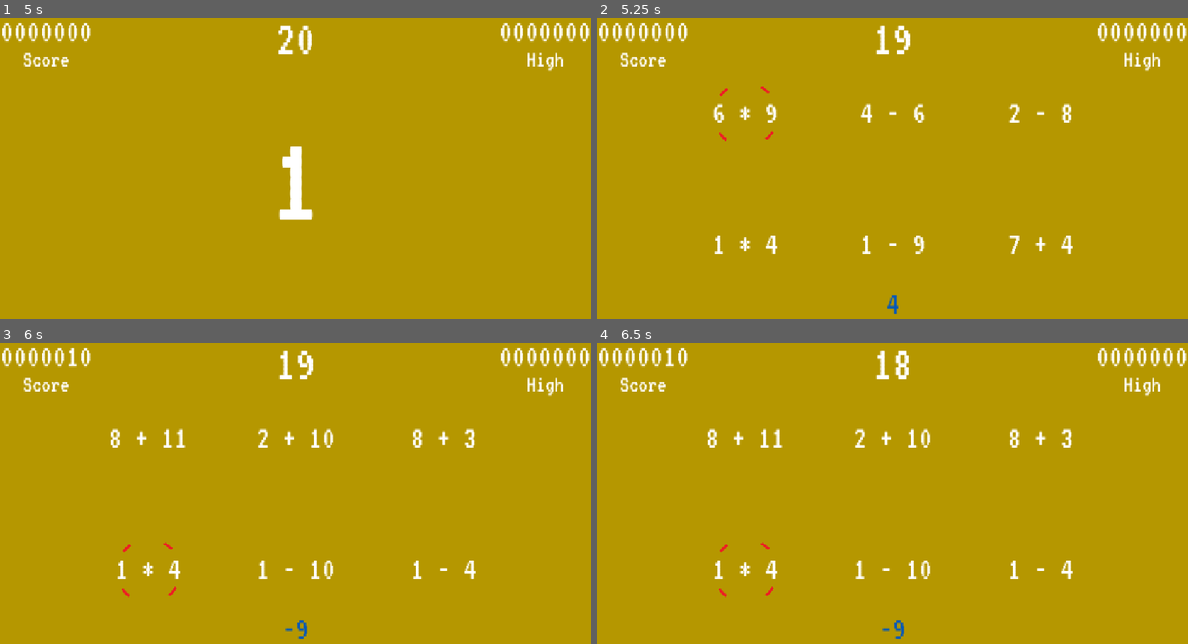
Above: before the commit, frames 1-4 (two rows, left to right).
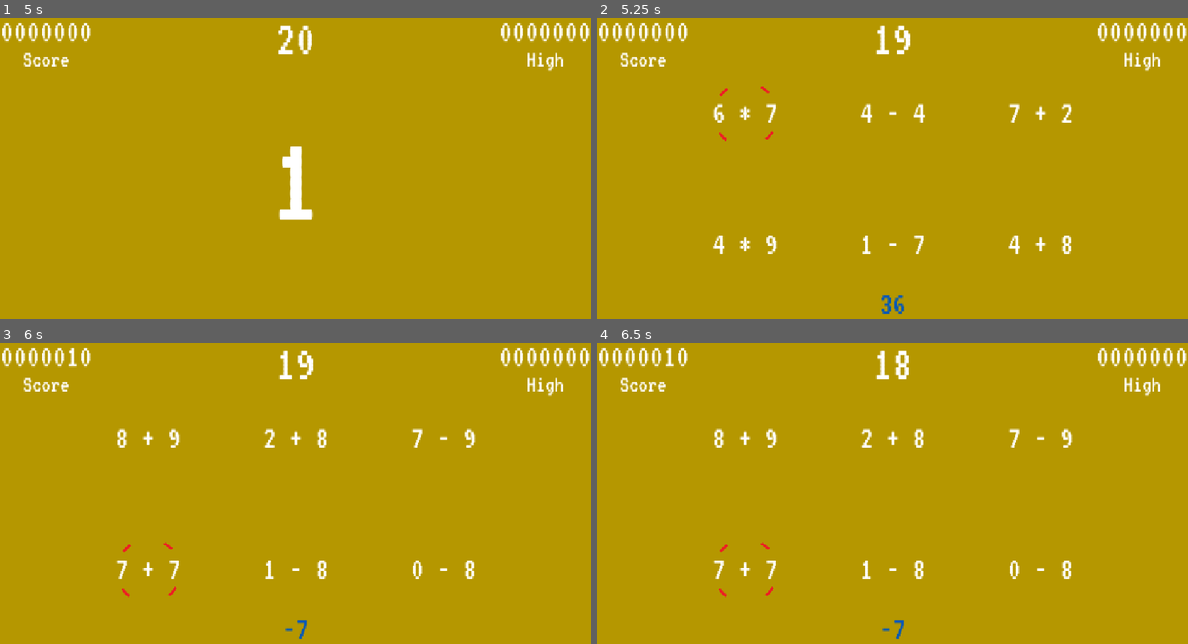
Above: after the commit, the same moments.

Repository: sdepouw/mathematics-and-cheese
Game: Godot game, scene res://Scenes/Root/root.tscn
Two runs of this game, one before a commit and one after it. Both use one fixed random seed, a clock stepped at 60 frames per second and the inputs below.
Inputs (mouse positions are in pixels of both pictures, inside the frame that each line leads up to):
- Up to frame 1 (5 s): tap Enter at 0.5, 2.75 s; move the mouse to (425, 162) at 0.52 s; hold D (move_right) 0.53-1.28 s; tap Space (shoot) at 0.6, 1.25, 1.35, 2.85, 3.5, 3.6, 4.35 s; click (425, 162) at 0.67 s; move the mouse to (177, 195) at 1.27 s; hold S (move_down) 1.28-2 s; click "Play" at 2 s; move the mouse to (354, 108) at 2.77 s; hold D (move_right) 2.78-3.53 s; move the mouse to (265, 246) at 3.52 s; hold W (move_up) 3.53-4.28 s; click (265, 246) at 3.67 s; move the mouse to (472, 228) at 4.27 s; hold A (move_left) from 4.28 s (still down)
- Up to frame 2 (5.25 s): keep holding A (move_left); tap Enter at 5 s; move the mouse to (715, 129) at 5.02 s; tap Space (shoot) at 5.1 s
- Up to frame 3 (6 s): tap Space (shoot) at 5.75, 5.85 s; move the mouse to (325, 505) at 5.77 s; release A (move_left) at 5.78 s; hold S (move_down) from 5.78 s (still down); click (325, 505) at 5.92 s
- Up to frame 4 (6.5 s): keep holding S (move_down)

Frame 1 is identical in both runs. In frame 2, 0.8% of the frame differs, in the area x 19-81%, y 28-99%; in frame 3, 1.6%, in the area x 18-81%, y 28-99%; in frame 4, 1.6%.

Commit message:
Equation operand range 0-9

Diff:
--- a/Game/Scenes/Game/game.gd
+++ b/Game/Scenes/Game/game.gd
@@ -18,10 +18,6 @@
 #   - "Favorite Cheese" (user option), worth double
 #   - Game Over screen shows raw score, then cheese tally for total
 #   - Update high score live (only persist it at end of tally)
-# - Equation Generation
-#   - Pick two numbers randomly (sensible limits)
-#   - Pick operand randomly (+ - *, no division for now)
-#   - Calculate and produce result to use
 # TODO: Sound/Animation when scoring
 # TODO: Sound/Animation/Congrats on new high score
 
--- a/Game/Scenes/Target/target.gd
+++ b/Game/Scenes/Target/target.gd
@@ -12,7 +12,7 @@
 func generate_new_equation() -> int:
   var operation: MathOperation = MathOperation.values().pick_random()
   var operand1: int = randi_range(0, 9)
-  var operand2: int = randi_range(2, 11)
+  var operand2: int = randi_range(0, 9)
   _target_identifier.text = _build_display_equation(operand1, operand2, operation)
   _answer = _calculate(operand1, operand2, operation)
   return get_answer()
